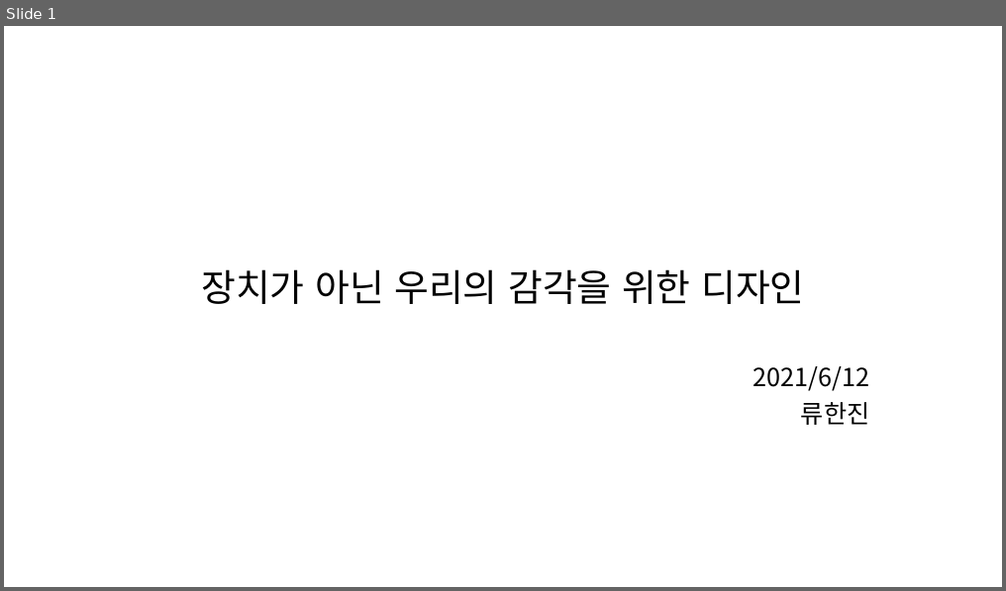
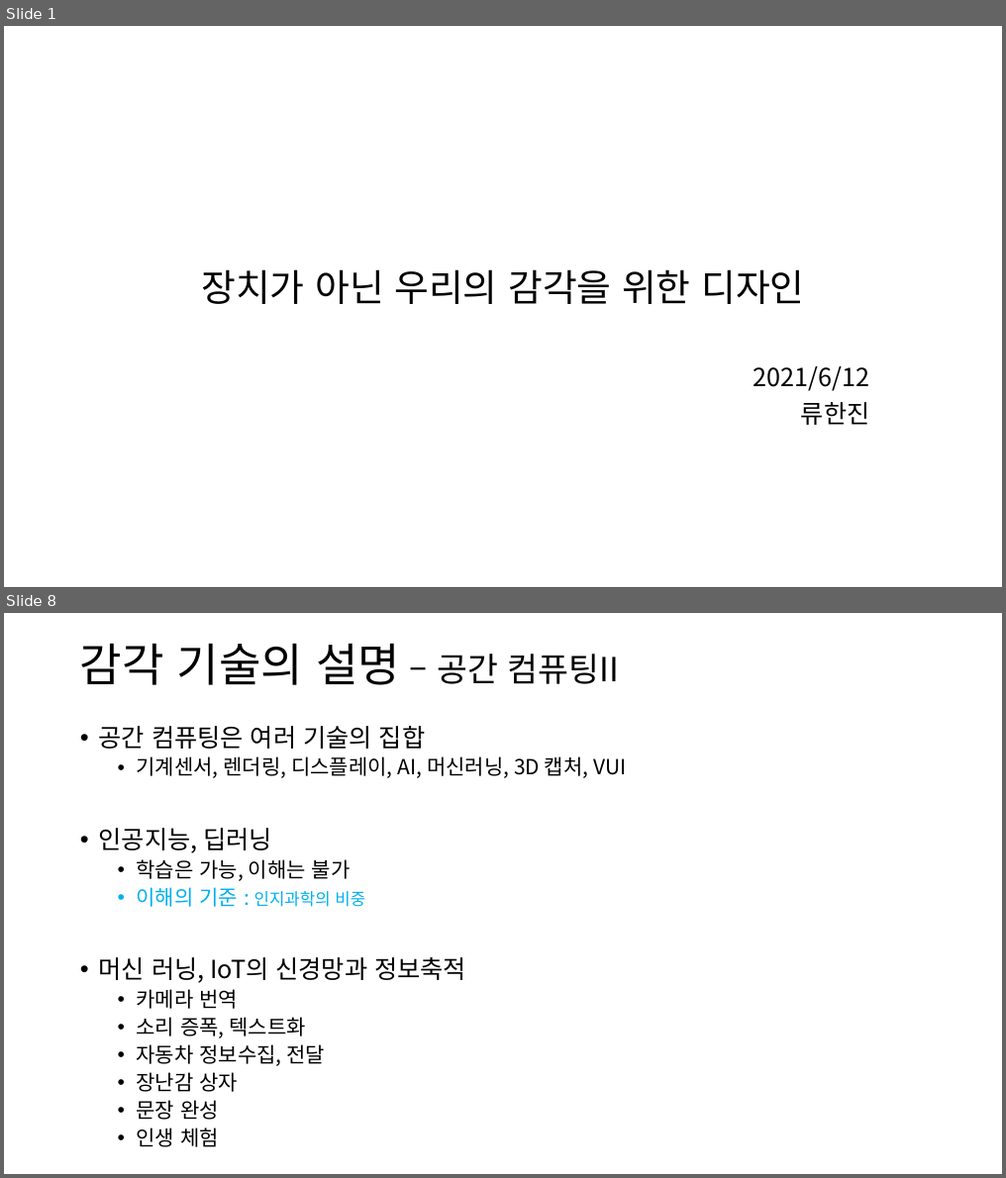
Before and after one commit to Niiok/inha_2021, a slide deck: Saturday/June12.pptm. Shown one above the other, each under a label of ours: slide 1 before the commit, slides 1 and 8 after it; the slides between them are not shown. The pictures are 1006x591 and 1006x1178 pixels, drawn with LibreOffice and Linux fonts; fonts in the diff are those of the drawing. Boxes give left, top, right and bottom in pixels: in the first picture for what was removed or moved away, otherwise in the second. Text is boxed around its words. In the diff, an @@ line names an element or a change of style, - is before the commit and + after.

```diff
--- a/Saturday/June12.pptm
+++ b/Saturday/June12.pptm
@@ slide 8 added at box(4, 613, 1002, 1174), background #FFFFFF @@
@@ title added at box(80, 643, 620, 685), 32 pt, text #000000 @@
+감각 기술의 설명 – 공간 컴퓨팅II
@@ text added at box(99, 726, 626, 1148), 20 pt, text #000000 @@
+• 공간 컴퓨팅은 여러 기술의 집합
+  • 기계센서, 렌더링, 디스플레이, AI, 머신러닝, 3D 캡처, VUI
+• 인공지능, 딥러닝
+  • 학습은 가능, 이해는 불가
+  • 이해의 기준 : 인지과학의 비중
+• 머신 러닝, IoT의 신경망과 정보축적
+  • 카메라 번역
+  • 소리 증폭, 텍스트화
+  • 자동차 정보수집, 전달
+  • 장난감 상자
+  • 문장 완성
+  • 인생 체험
```
Also in this commit, not shown: 3 slides changed, 19 other slides added, 1 slide removed, 1 other file.
